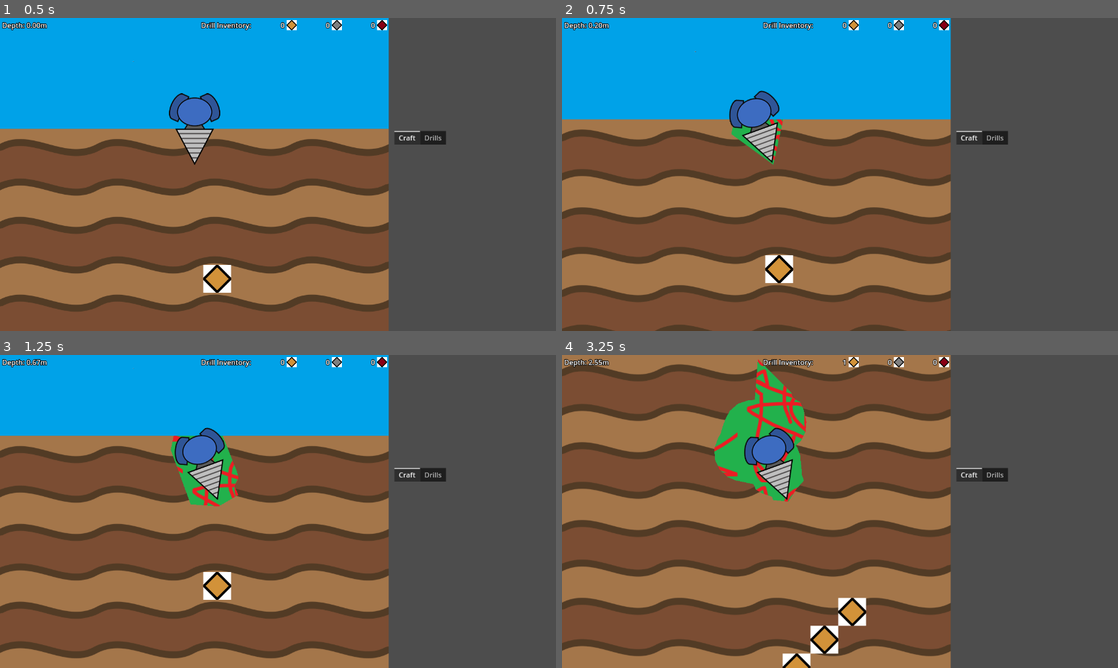
Above: before the commit, frames 1-4 (two rows, left to right).
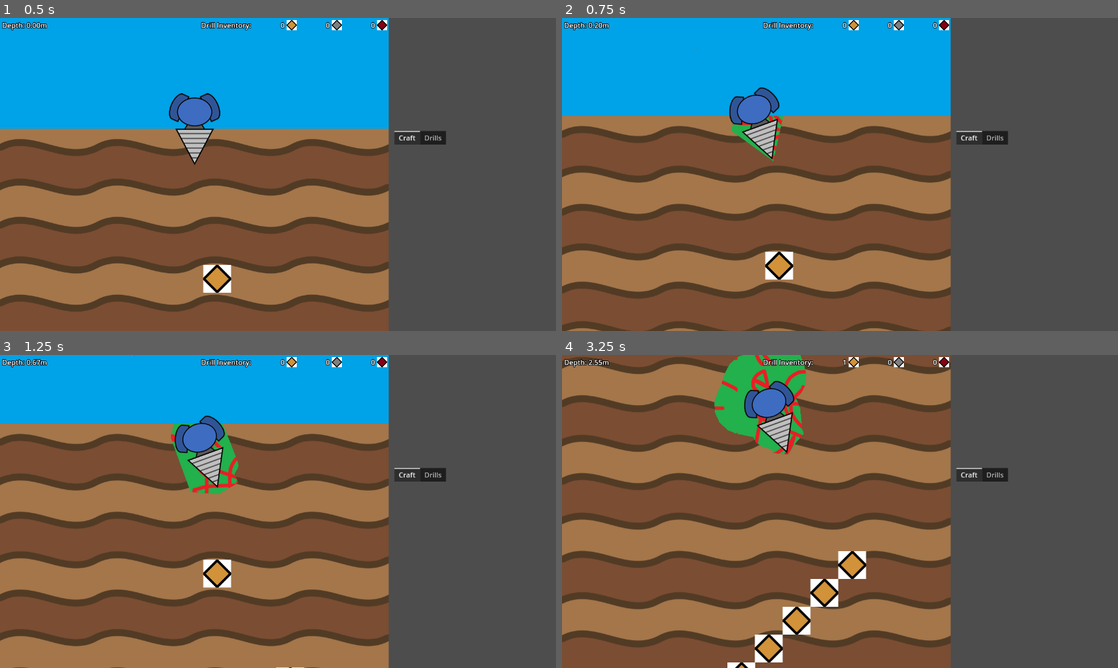
Above: after the commit, the same moments.

Repository: aNotSoCleverName/mechanicore
Game: Godot game, scene res://Main.tscn
Same seed, same stepped clock (60 frames per second), same inputs: the game is played once before the commit and once after it.
Inputs:
- Up to frame 1 (0.5 s): no input
- Up to frame 2 (0.75 s): tap Enter (ui_accept) at 0.5 s; hold Right (ui_right) from 0.53 s (still down)
- Up to frame 3 (1.25 s): keep holding Right (ui_right); tap Enter (ui_accept) at 0.77 s
- Up to frame 4 (3.25 s): release Right (ui_right) at 1.28 s; hold Left (ui_left) 1.28-2.03 s; tap Enter (ui_accept) at 1.52, 3.02 s; hold Right (ui_right) from 2.03 s (still down)

Frame 1 is identical in both runs. In frame 2, 10% of the frame differs, in the area x 0-70%, y 9-100%; in frame 3, 29%; in frame 4, 66%, in the area x 0-70%, y 0-100%.

Commit message:
Added timer to camera that handles camera's LERP when drill just started digging

Diff:
--- /dev/null
+++ b/Drill Camera Timer.gd
@@ -0,0 +1,26 @@
+extends Timer
+
+var _dockedYOffset: float = GlobalProperty_EndlessRun.VIEWPORT_SIZE.y/2 - GlobalProperty_EndlessRun.SURFACE_Y;
+var _undockedYOffset: float = self._dockedYOffset + GlobalProperty_EndlessRun.SURFACE_Y/2;
+
+func _on_tree_entered():
+	var camera: Camera2D = self.get_parent();
+
+	self.timeout.connect(
+		func ():
+			var newOffsetY = lerp(
+				self._dockedYOffset,
+				self._undockedYOffset,
+				(camera.offset.y - self._dockedYOffset + 2)/(self._undockedYOffset - self._dockedYOffset)
+			);
+			camera.offset.y = clampf(newOffsetY, self._dockedYOffset, self._undockedYOffset);
+
+			if (camera.offset.y == self._undockedYOffset):
+				self.stop();
+	)
+
+	SignalBus_EndlessRun.drill_change_dock.connect(
+		func (inIsDocked: bool):
+			if (!inIsDocked):
+				self.start();
+	)
--- a/Main.tscn
+++ b/Main.tscn
@@ -8,6 +8,7 @@
 [ext_resource type="Script" path="res://Endless Run/Drill/Camera.gd" id="4_nr18h"]
 [ext_resource type="PackedScene" uid="uid://dx4xl0ya4o52y" path="res://Shop & Menu/Shop & Menu.tscn" id="5_lg7n8"]
 [ext_resource type="PackedScene" uid="uid://ps23ye6gh703" path="res://Endless Run/Ores/Ore Placeholder.tscn" id="6_03dvb"]
+[ext_resource type="Script" path="res://Drill Camera Timer.gd" id="7_cbo1j"]
 
 [node name="Main" type="HBoxContainer"]
 offset_right = 1284.0
@@ -46,6 +47,10 @@
 offset = Vector2(0, 104)
 script = ExtResource("4_nr18h")
 
+[node name="Timer" type="Timer" parent="Endless Run Container/Endless Run/Camera2D"]
+wait_time = 0.05
+script = ExtResource("7_cbo1j")
+
 [node name="UI" type="CanvasLayer" parent="Endless Run Container/Endless Run"]
 
 [node name="Top Bar" parent="Endless Run Container/Endless Run/UI" instance=ExtResource("3_3cqpp")]
@@ -59,3 +64,5 @@
 render_target_update_mode = 4
 
 [node name="Shop & Menu" parent="Shop & Menu Container/Shop & Menu" instance=ExtResource("5_lg7n8")]
+
+[connection signal="tree_entered" from="Endless Run Container/Endless Run/Camera2D/Timer" to="Endless Run Container/Endless Run/Camera2D/Timer" method="_on_tree_entered"]
Not shown: 1 places in Main.tscn that only renumber resources
